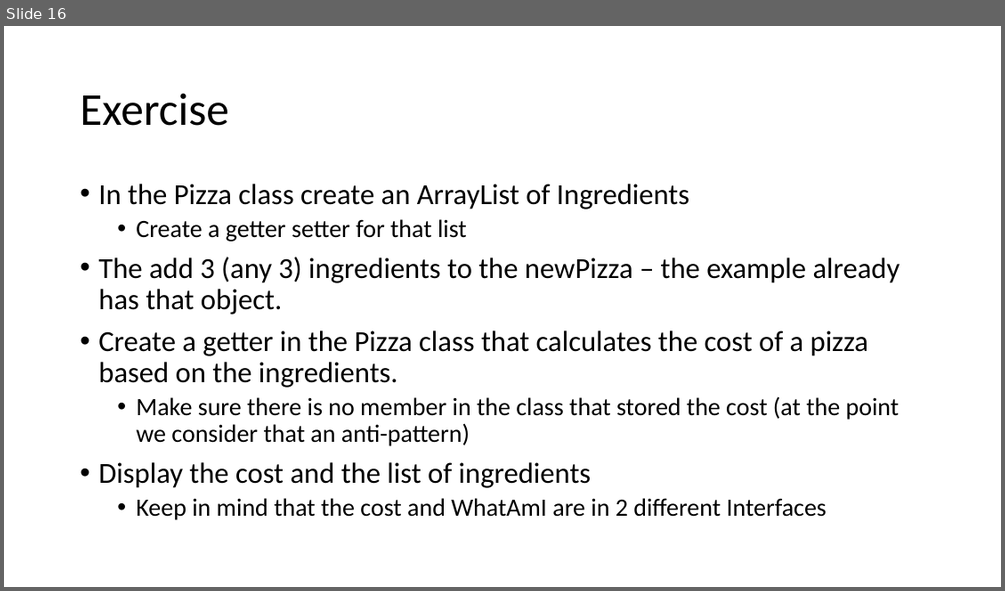
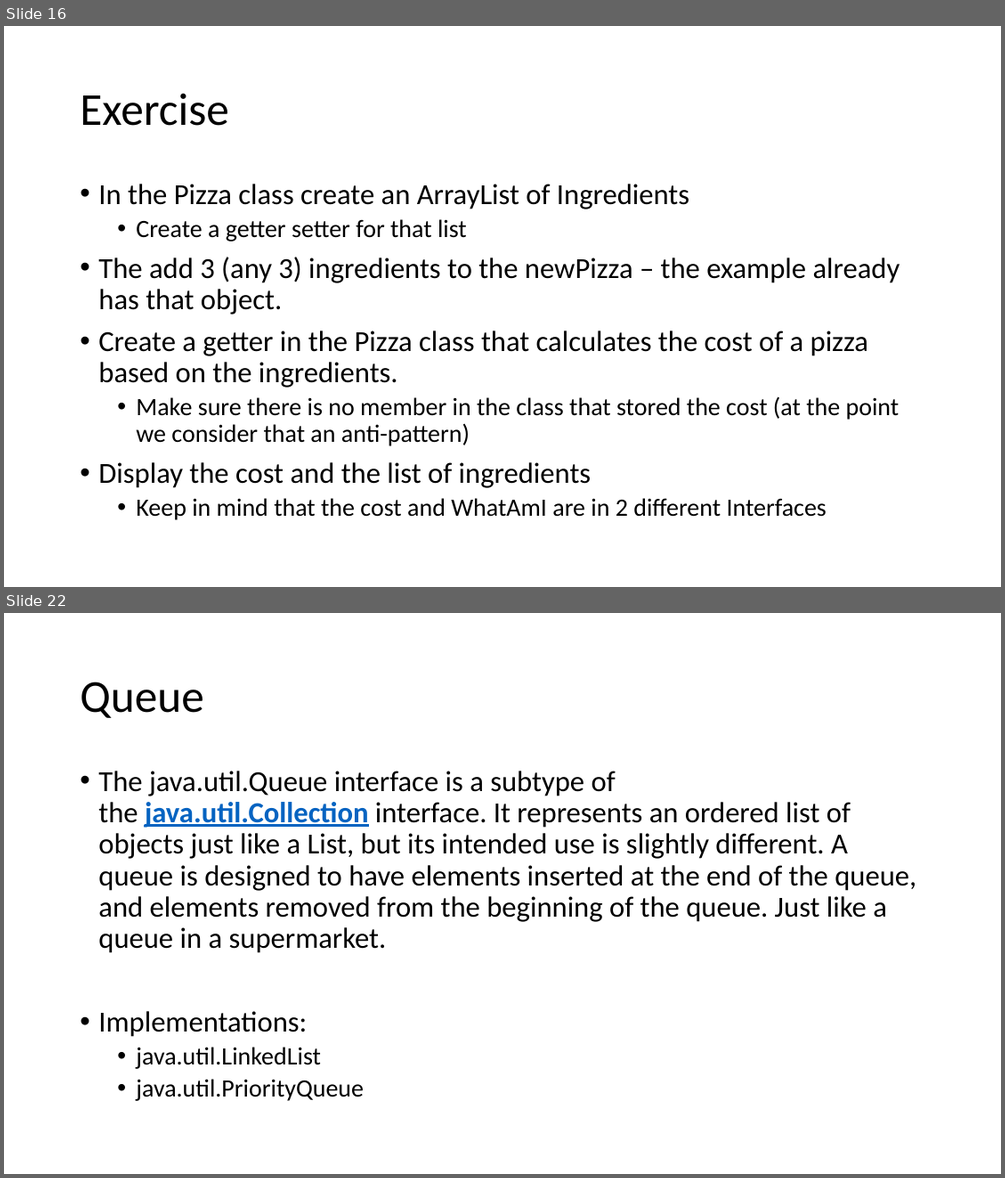
Before and after one commit to raulfiru/Tuesday-Lab, a slide deck: Session2/TuesdaysLab2.pptx. Shown one above the other, each under a label of ours: slide 16 before the commit, slides 16 and 22 after it; the slides between them are not shown. The pictures are 1005x591 and 1005x1178 pixels, drawn with LibreOffice and Linux fonts; fonts in the diff are those of the drawing. Boxes give left, top, right and bottom in pixels: in the first picture for what was removed or moved away, otherwise in the second. Text is boxed around its words. In the diff, an @@ line names an element or a change of style, - is before the commit and + after.

```diff
--- a/Session2/TuesdaysLab2.pptx
+++ b/Session2/TuesdaysLab2.pptx
@@ slide 22 added at <box>4,613,1001,1174</box>, background #FFFFFF @@
@@ title added at <box>80,682,203,718</box>, 44 pt, text #000000 @@
+Queue
@@ text added at <box>98,771,916,1101</box>, 28 pt, text #000000 @@
+• The java.util.Queue interface is a subtype of the java.util.Collection interface. It represents an ordered list of objects just like a List, but its intended use is slightly different. A queue is designed to have elements inserted at the end of the queue, and elements removed from the beginning of the queue. Just like a queue in a supermarket.
+• Implementations:
+  • java.util.LinkedList
+  • java.util.PriorityQueue
```
Also in this commit, not shown: 9 other slides added.
